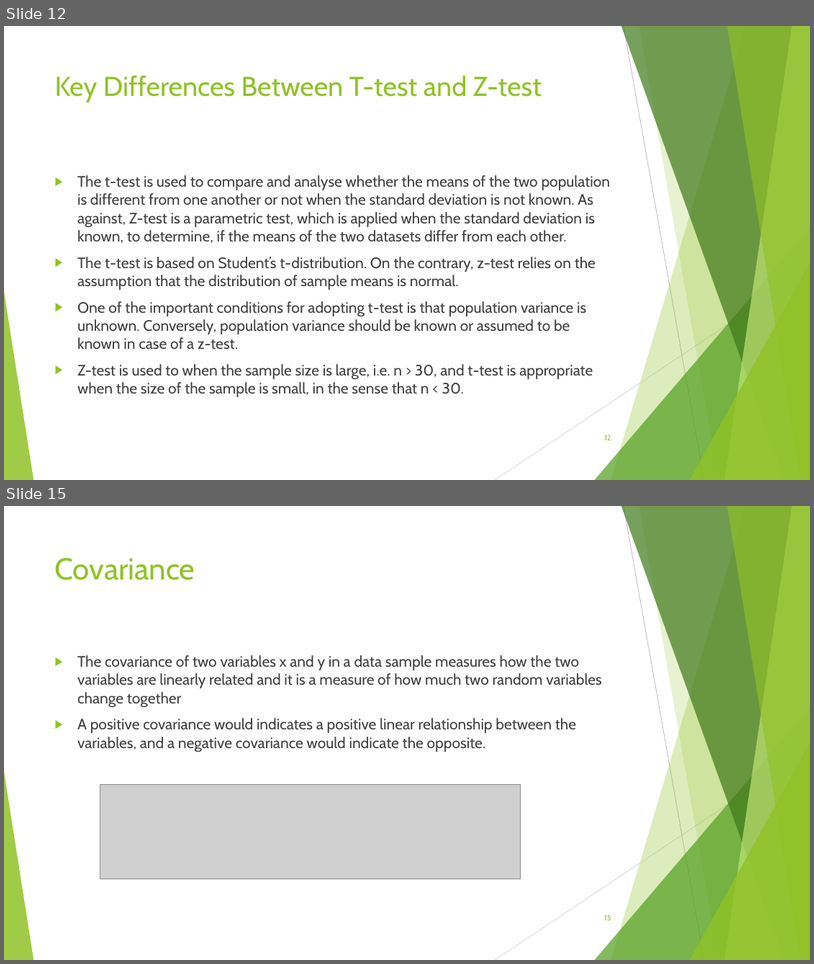
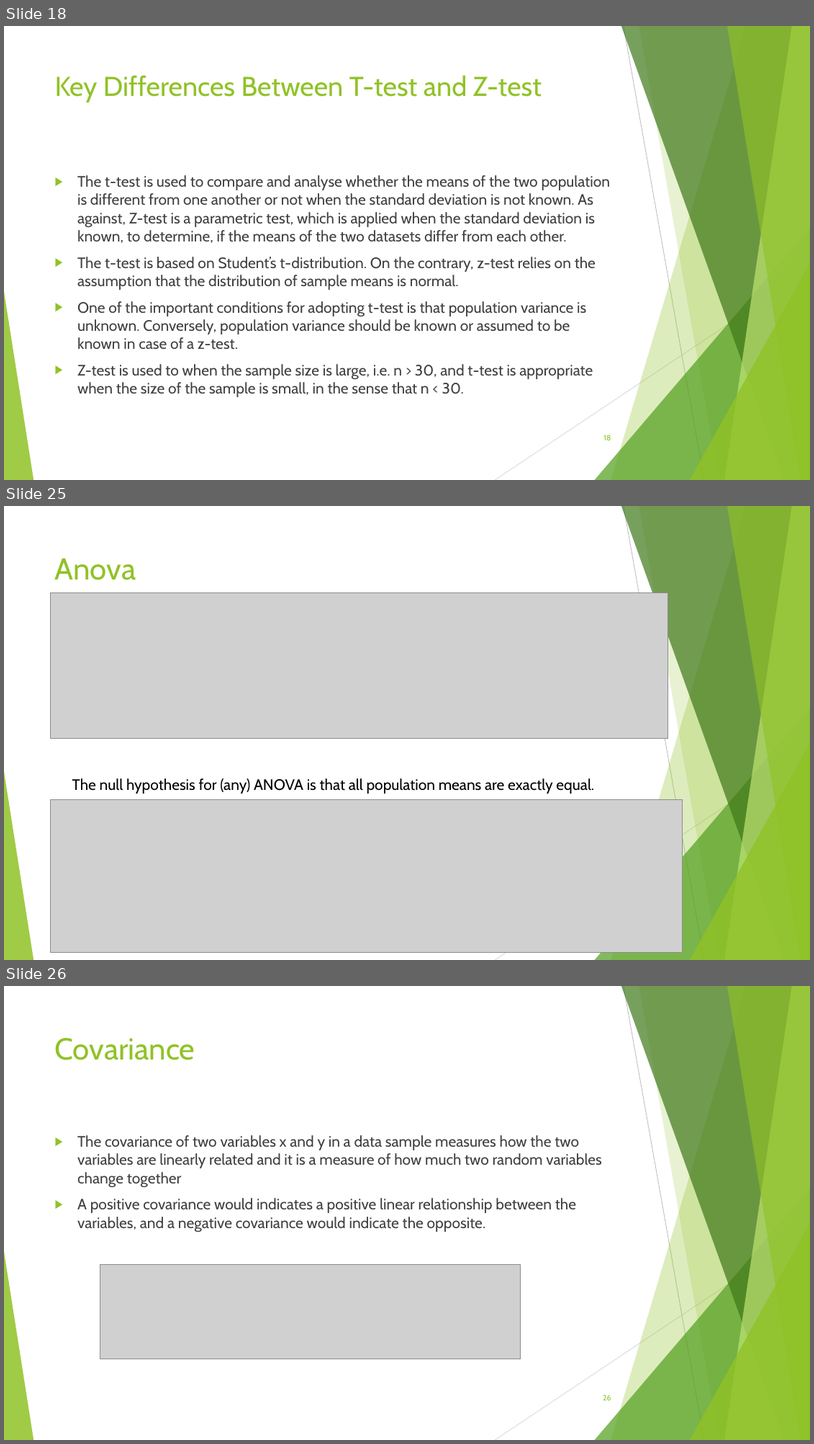
Before and after one commit to Deepaknatural/Training, a slide deck: STATISTICS.pptx. Shown one above the other, each under a label of ours: slides 12 and 15 before the commit, slides 18, 25 and 26 after it; the slides between them are not shown. The pictures are 814x964 and 814x1444 pixels, drawn with LibreOffice and Linux fonts; fonts in the diff are those of the drawing; grey boxes stand for pictures; background and template pictures are left out. Boxes give left, top, right and bottom in pixels: in the first picture for what was removed or moved away, otherwise in the second. Text is boxed around its words. In the diff, an @@ line names an element or a change of style, - is before the commit and + after.

```diff
--- a/STATISTICS.pptx
+++ b/STATISTICS.pptx
@@ slide 25 added at (4, 506, 810, 960), background #FFFFFF; not listed: 10 template elements that a slide beside it also shows @@
@@ title added at (55, 558, 136, 580), 36 pt, text #90C226 @@
+Anova
@@ picture added at (51, 593, 669, 739) @@
@@ text added at (72, 778, 594, 793), 18 pt, text #000000 @@
+The null hypothesis for (any) ANOVA is that all population means are exactly equal.
@@ picture added at (51, 800, 683, 952) @@
@@ what was slide 12 is now slide 18 @@
@@ page number at (604, 434, 611, 440): text changed @@
-12
+18
@@ what was slide 15 is now slide 26 @@
@@ page number at (603, 1394, 611, 1400): text changed @@
-15
+26
```
Also in this commit, not shown: 7 slides changed, 11 other slides added, 1 slide removed, 2 other files.
